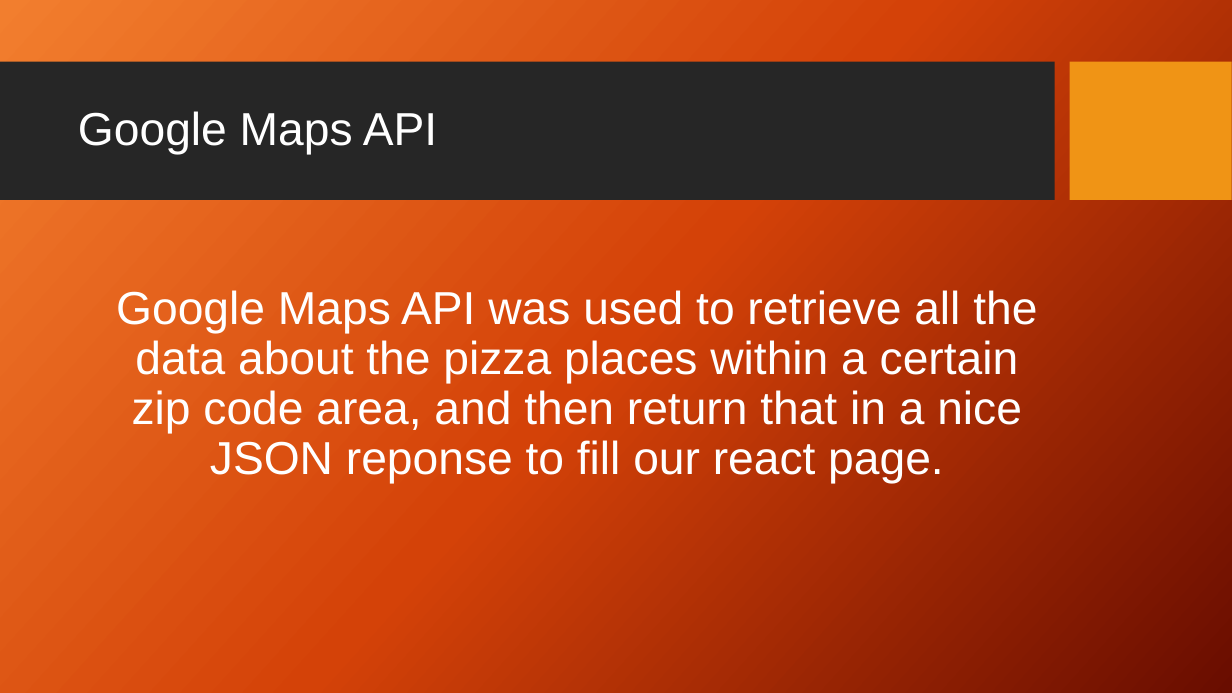
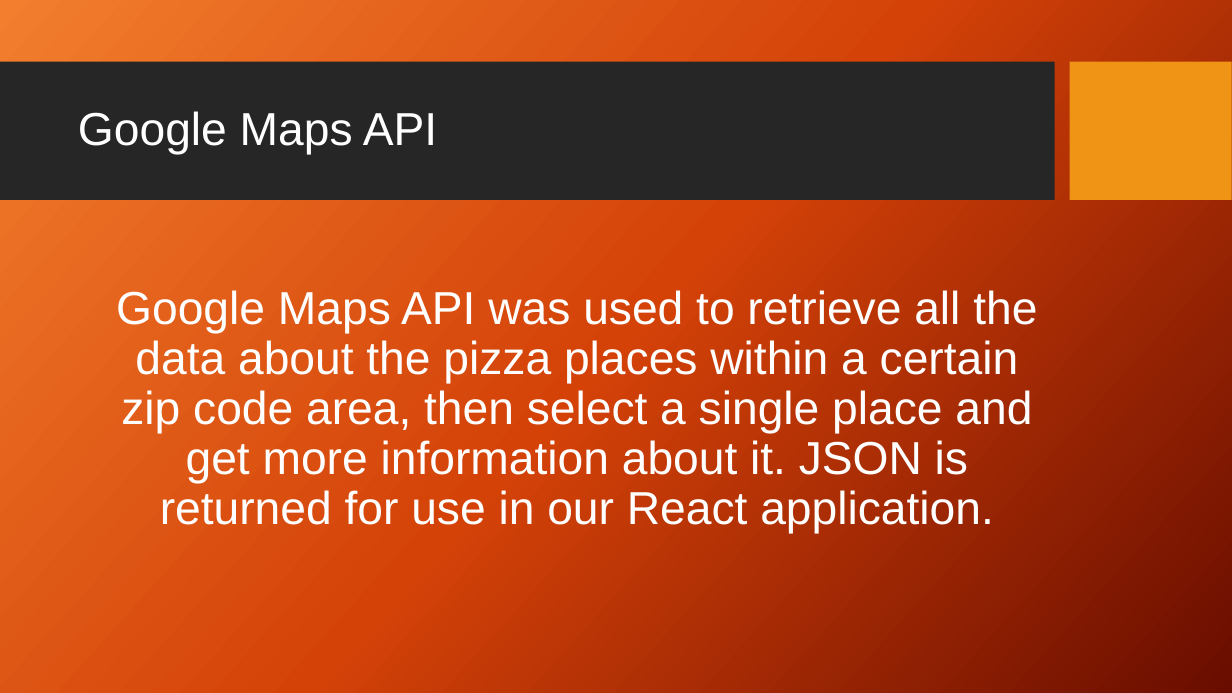
Before and after one commit to Brock-Gibson/Pizza-Now, a slide deck: slide 8 of Presentation/PizzaNow.pptx. Drawn at 1232x693 pixels with LibreOffice and Linux fonts; fonts in the diff are those of the drawing; background and template pictures are left out. Boxes give left, top, right and bottom in pixels: in the first picture for what was removed or moved away, otherwise in the second. Text is boxed around its words. In the diff, an @@ line names an element or a change of style, - is before the commit and + after.

```diff
--- a/Presentation/PizzaNow.pptx
+++ b/Presentation/PizzaNow.pptx
@@ text at (116,290,1037,533): text changed @@
-Google Maps API was used to retrieve all the data about the pizza places within a certain zip code area, and then return that in a nice JSON reponse to fill our react page.
+Google Maps API was used to retrieve all the data about the pizza places within a certain zip code area, then select a single place and get more information about it. JSON is returned for use in our React application.
```
Also in this commit, not shown: 10 other slides changed.
